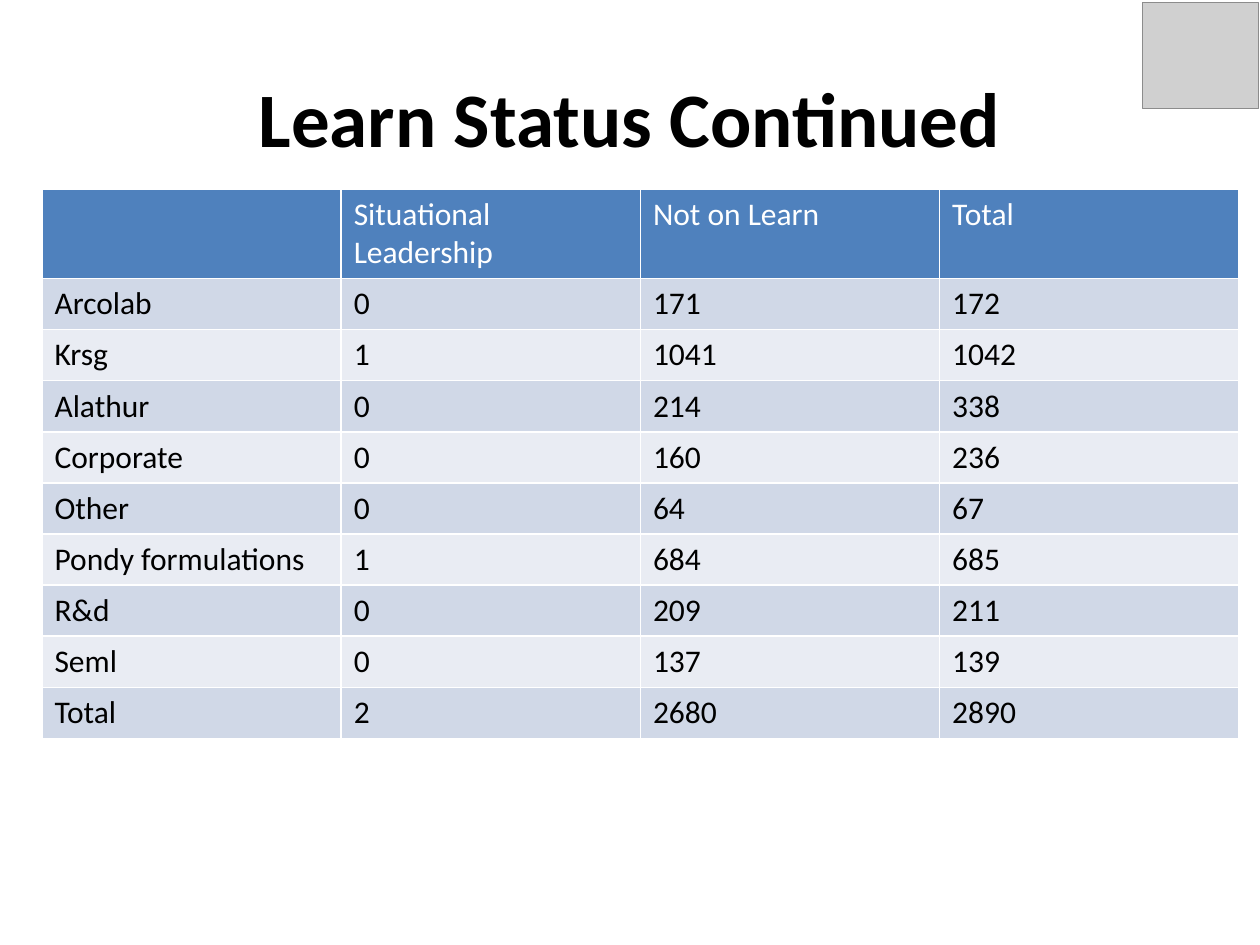
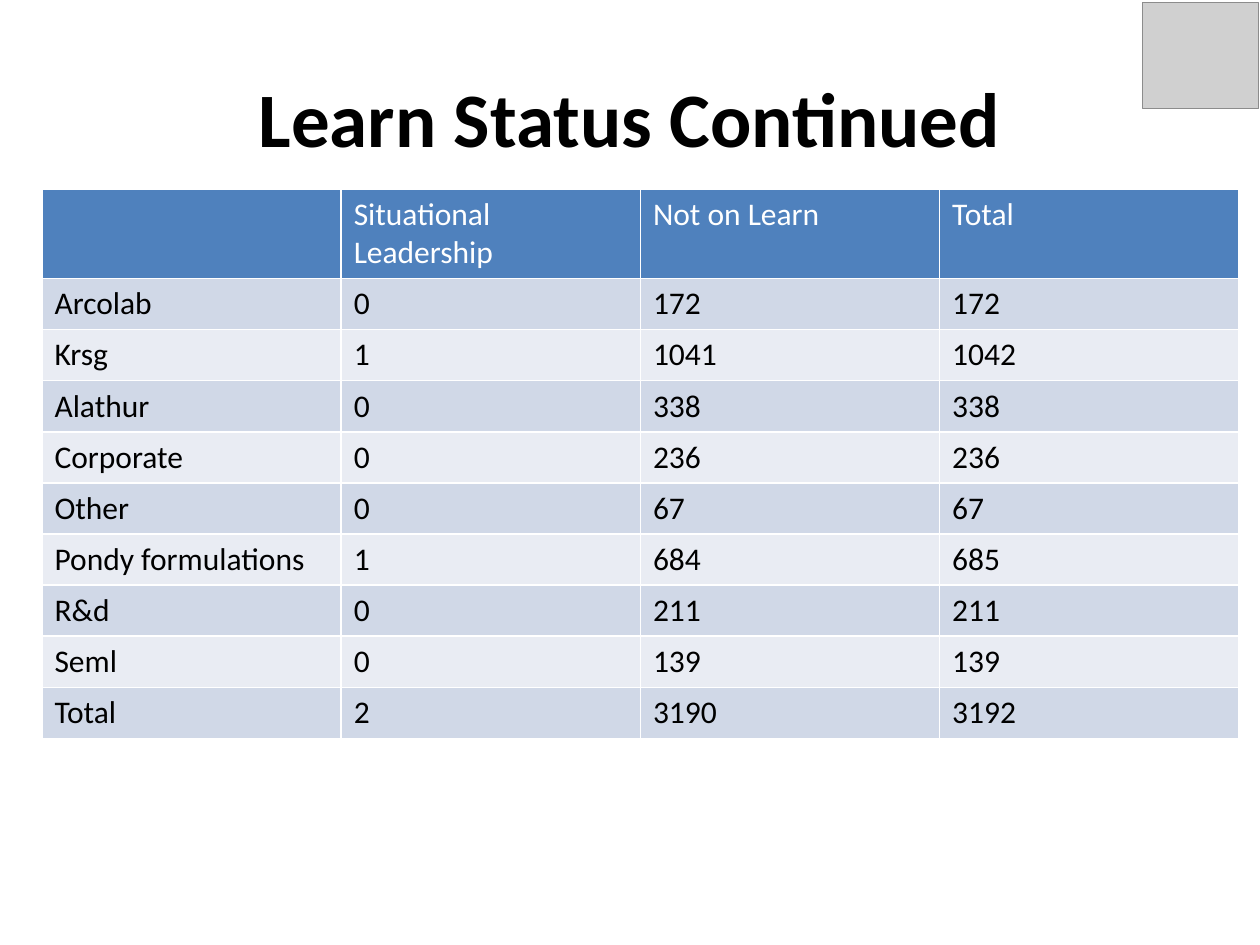
Before and after one commit to taranag/CodeProjects, a slide deck: slide 7 of FlaskApp/generated/Company51ByDeptFrom2022-06-01To2022-06-20.pptx. Drawn at 1260x945 pixels with LibreOffice and Linux fonts; fonts in the diff are those of the drawing; grey boxes stand for pictures. Boxes give left, top, right and bottom in pixels: in the first picture for what was removed or moved away, otherwise in the second. Text is boxed around its words. In the diff, an @@ line names an element or a change of style, - is before the commit and + after.

```diff
--- a/FlaskApp/generated/Company51ByDeptFrom2022-06-01To2022-06-20.pptx
+++ b/FlaskApp/generated/Company51ByDeptFrom2022-06-01To2022-06-20.pptx
@@ table at (42,189,1241,728) @@
-row 2, column 3: 171
+row 2, column 3: 172
-row 4, column 3: 214
+row 4, column 3: 338
-row 5, column 3: 160
+row 5, column 3: 236
-row 6, column 3: 64
+row 6, column 3: 67
-row 8, column 3: 209
+row 8, column 3: 211
-row 9, column 3: 137
+row 9, column 3: 139
-row 10, column 3: 2680
+row 10, column 3: 3190
-row 10, column 4: 2890
+row 10, column 4: 3192
```
Also in this commit, not shown: 1 other slide changed, 37 other files.
